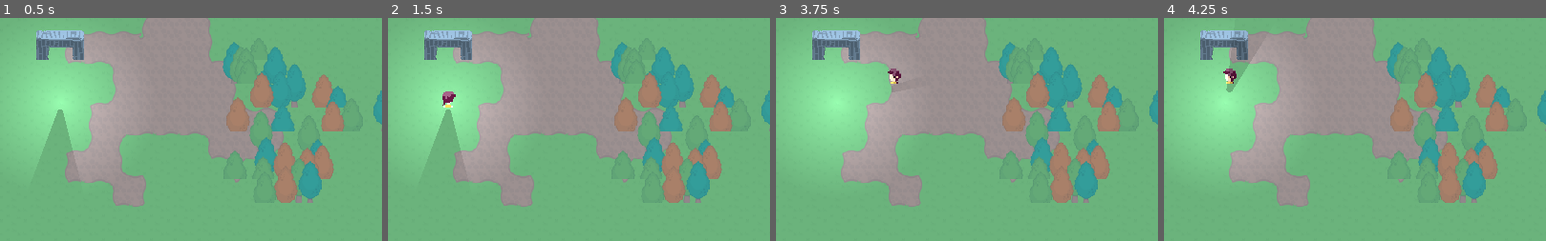
Above: before the commit, frames 1-4 (left to right).
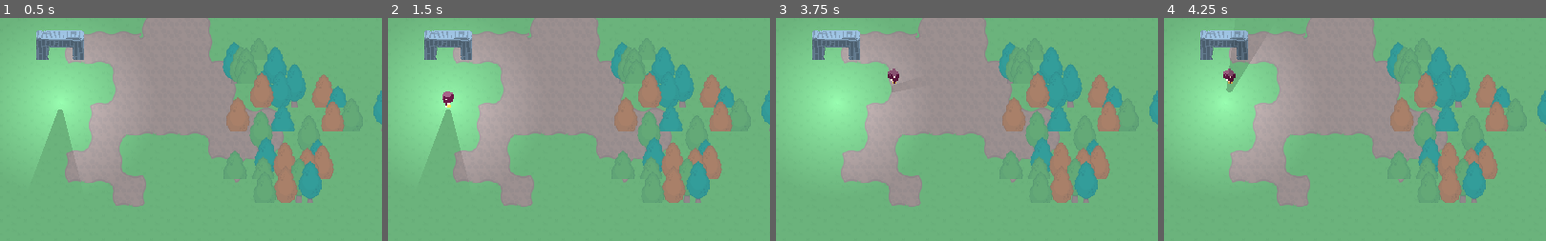
Above: after the commit, the same moments.

Repository: bagedevimo/pxljam19
Game: Godot game, scene res://Game.tscn
The game is run twice, just before and just after one commit, with the same random seed, the same clock (stepped at 60 frames per second) and the same inputs.
Inputs:
- Up to frame 1 (0.5 s): no input
- Up to frame 2 (1.5 s): tap Enter at 0.5 s; hold Right (ui_right) 0.53-1.28 s; tap Space (ui_select) at 0.77, 1.25 s; hold Down (ui_down) from 1.28 s (still down)
- Up to frame 3 (3.75 s): tap Space (ui_select) at 1.52, 3.02 s; release Down (ui_down) at 2.03 s; hold Right (ui_right) 2.03-2.78 s; hold Up (ui_up) 2.78-3.53 s; hold Left (ui_left) from 3.53 s (still down)
- Up to frame 4 (4.25 s): keep holding Left (ui_left); tap Space (ui_select) at 3.77 s
The pictures show only the part of the screen within x 19-69%, y 17-67%; the shares and areas given below are measured in that part.

Frame 1 is identical in both runs. In frame 2, less than 0.1% of the frame differs, in the area x 14-18%, y 32-41%; in frame 3, 0.1%, in the area x 29-33%, y 22-30%; in frame 4, 0.1%.

Commit message:
Fix all player animation directions and sprites

Diff:
--- a/Player.gd
+++ b/Player.gd
@@ -92,9 +92,9 @@
 			Vector2(0, -1):
 				$AnimationPlayer.play("WalkNorth")
 			Vector2(-1, -1):
+				$AnimationPlayer.play("WalkNorthWest")
+			Vector2(-1, 0):
 				$AnimationPlayer.play("WalkWest")
-			Vector2(-1, 0):
-				$AnimationPlayer.play("WalkNorthWest")
 			Vector2(1, 0):
 				$AnimationPlayer.play("WalkEast")
 
--- a/Player.tscn
+++ b/Player.tscn
@@ -123,7 +123,7 @@
 "times": PoolRealArray( 0 ),
 "transitions": PoolRealArray( 1 ),
 "update": 0,
-"values": [ Rect2( 0, 64, 32, 32 ) ]
+"values": [ Rect2( 0, 0, 32, 32 ) ]
 }
 
 [sub_resource type="Animation" id=9]
@@ -205,7 +205,7 @@
 texture = ExtResource( 4 )
 offset = Vector2( 0, -12 )
 region_enabled = true
-region_rect = Rect2( 32, 0, 32, 32 )
+region_rect = Rect2( 0, 0, 32, 32 )
 
 [node name="AnimationPlayer" type="AnimationPlayer" parent="."]
 anims/Birth = SubResource( 3 )
